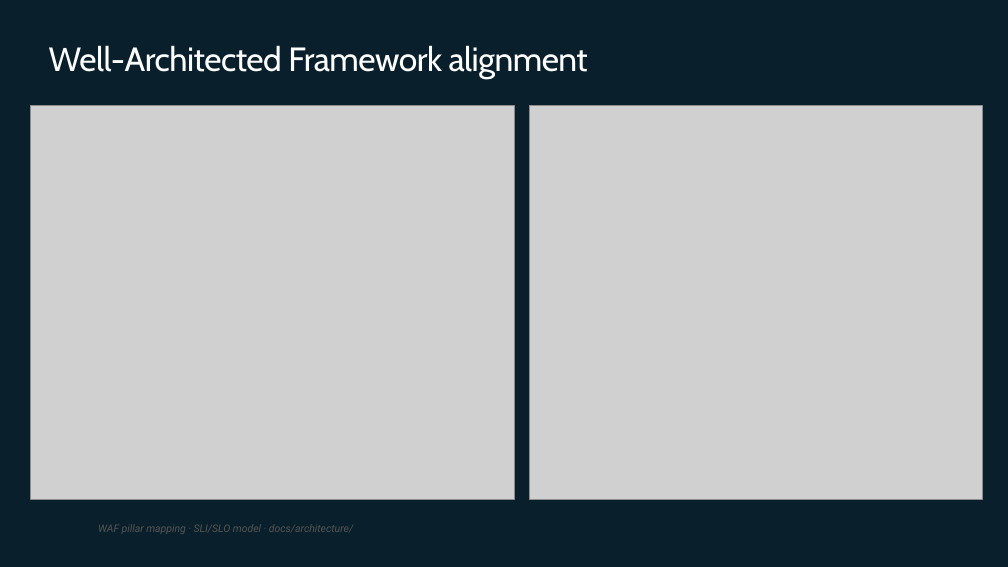
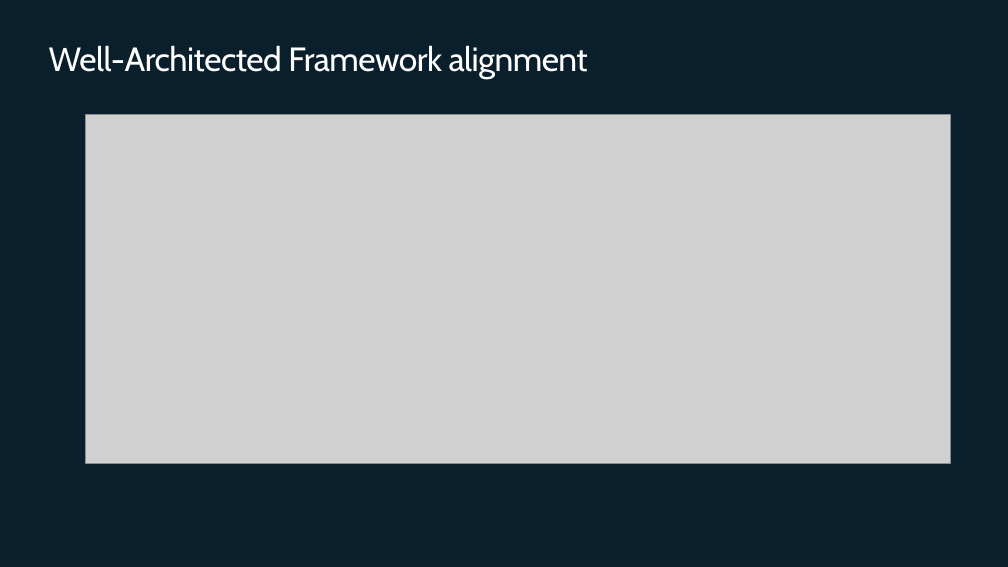
Before and after one commit to johnbilliris/ama, a slide deck: slide 21 of docs/ama-presentation/AMA_Capstone_Disaster_Response_Hub.pptx (slide 42 before the commit). Drawn at 1008x567 pixels with LibreOffice and Linux fonts; fonts in the diff are those of the drawing; grey boxes stand for pictures; background and template pictures are left out. Boxes give left, top, right and bottom in pixels: in the first picture for what was removed or moved away, otherwise in the second. Text is boxed around its words. In the diff, an @@ line names an element or a change of style, - is before the commit and + after.

```diff
--- a/docs/ama-presentation/AMA_Capstone_Disaster_Response_Hub.pptx
+++ b/docs/ama-presentation/AMA_Capstone_Disaster_Response_Hub.pptx
@@ picture removed at bbox=[30, 106, 514, 499] @@
@@ picture added at bbox=[85, 115, 951, 464] @@
@@ picture removed at bbox=[529, 106, 983, 499] @@
@@ text removed at bbox=[98, 524, 353, 534] @@
-WAF pillar mapping · SLI/SLO model · docs/architecture/
```
Also in this commit, not shown: 1 other slide changed, 2 slides added, 19 other files.
